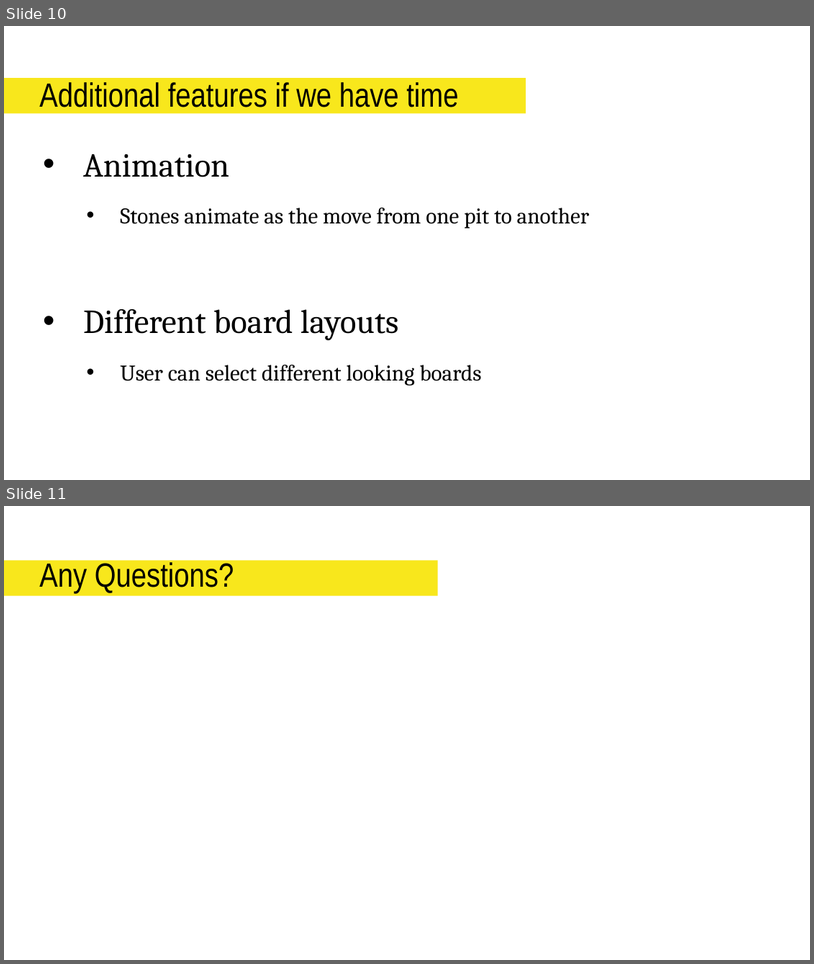
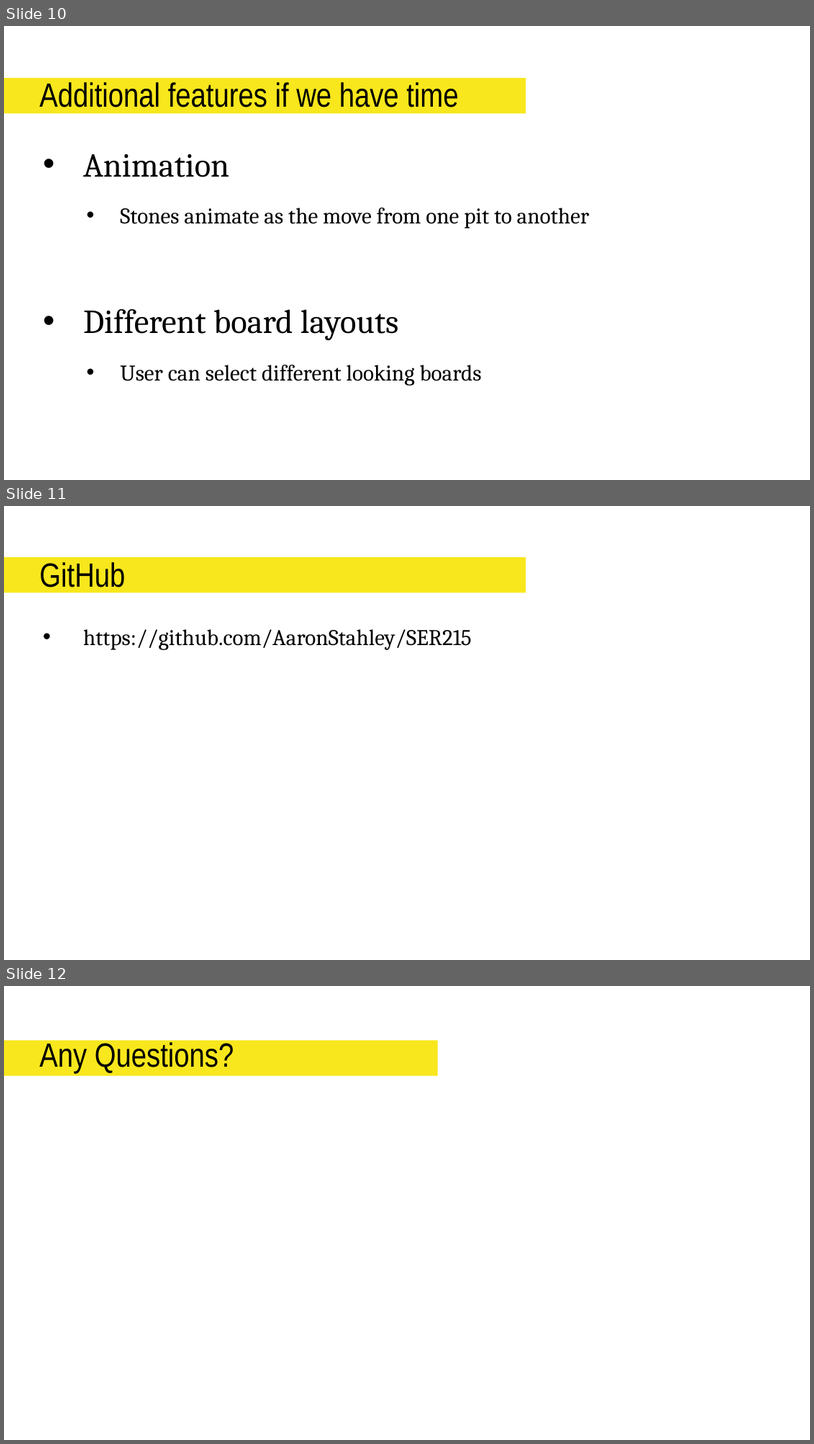
Before and after one commit to AaronStahley/SER215_Project, a slide deck: Presentation/Mancala Presentation.pptx. Shown one above the other, each under a label of ours: slides 10 and 11 before the commit, slides 10, 11 and 12 after it. The pictures are 814x964 and 814x1444 pixels, drawn with LibreOffice and Linux fonts; fonts in the diff are those of the drawing. Boxes give left, top, right and bottom in pixels: in the first picture for what was removed or moved away, otherwise in the second. Text is boxed around its words. In the diff, an @@ line names an element or a change of style, - is before the commit and + after.

Commit message:
updated presentation

```diff
--- a/Presentation/Mancala Presentation.pptx
+++ b/Presentation/Mancala Presentation.pptx
@@ slide 11 added at <box>4,506,810,960</box>, background #FFFFFF @@
@@ rectangle added at <box>4,558,526,593</box>, fill #F8E71C @@
@@ title added at <box>39,562,125,593</box>, 30 pt, text #000000 @@
+GitHub
@@ text added at <box>83,629,472,650</box>, 20 pt, text #000000 @@
+• https://github.com/AaronStahley/SER215
@@ what was slide 11 is now slide 12 @@
```
